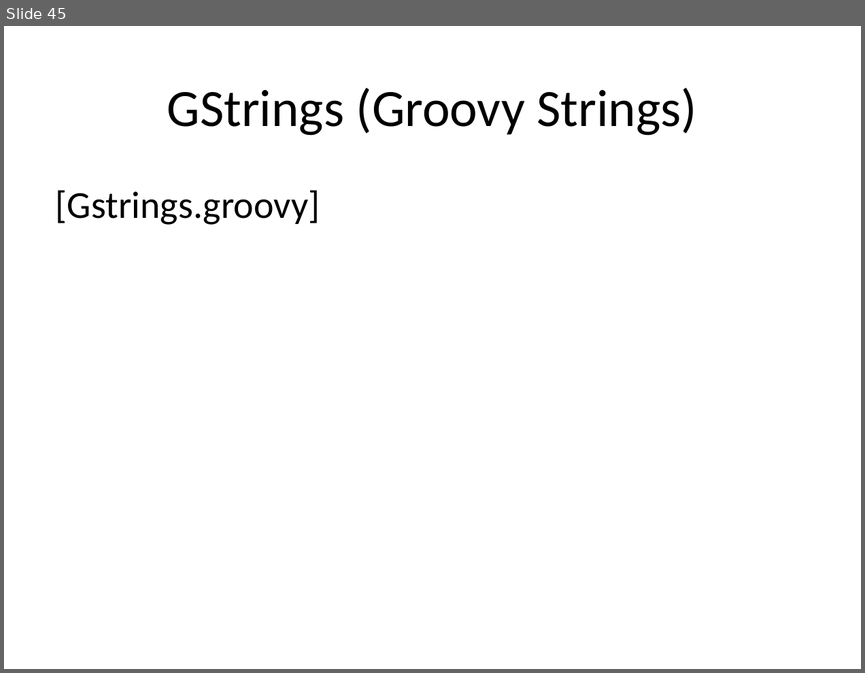
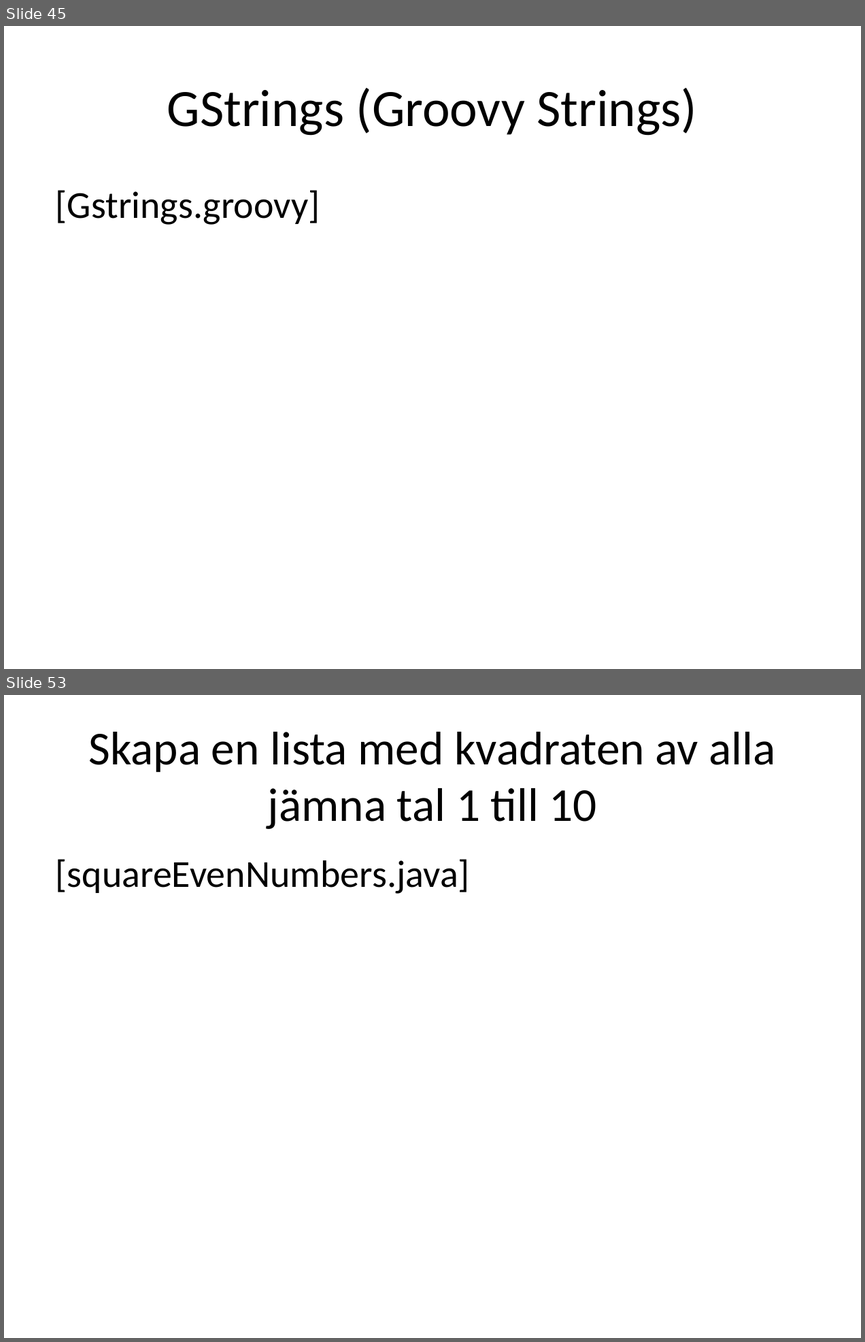
Before and after one commit to me97esn/groovyseminarium, a slide deck: groovyseminarie/dokument/groovyseminarium_source.pptx. Shown one above the other, each under a label of ours: slide 45 before the commit, slides 45 and 53 after it; the slides between them are not shown. The pictures are 865x673 and 865x1342 pixels, drawn with LibreOffice and Linux fonts; fonts in the diff are those of the drawing. Boxes give left, top, right and bottom in pixels: in the first picture for what was removed or moved away, otherwise in the second. Text is boxed around its words. In the diff, an @@ line names an element or a change of style, - is before the commit and + after.

Commit message:
lagt till Closure-klasser i groovy o java

```diff
--- a/groovyseminarie/dokument/groovyseminarium_source.pptx
+++ b/groovyseminarie/dokument/groovyseminarium_source.pptx
@@ slide 53 added at [4, 695, 861, 1338], background #FFFFFF @@
@@ title added at [88, 732, 776, 829], 39.6 pt, text #000000 @@
+Skapa en lista med kvadraten av alla jämna tal 1 till 10
@@ text added at [56, 859, 470, 894], 32 pt, text #000000 @@
+[squareEvenNumbers.java]
```
Also in this commit, not shown: 10 other slides added, 10 other files.
